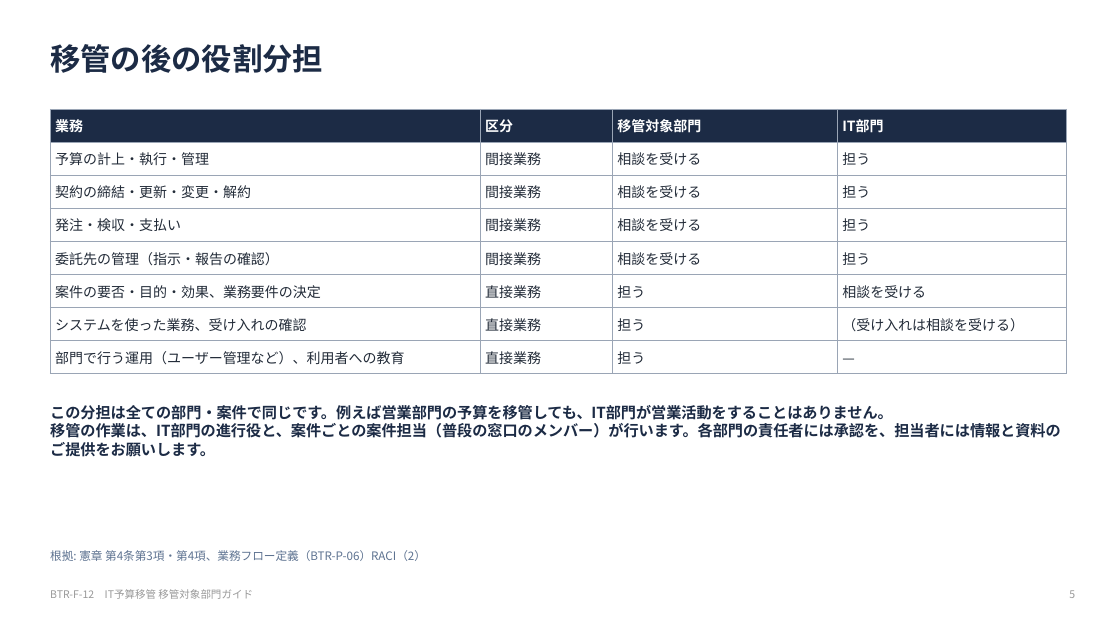
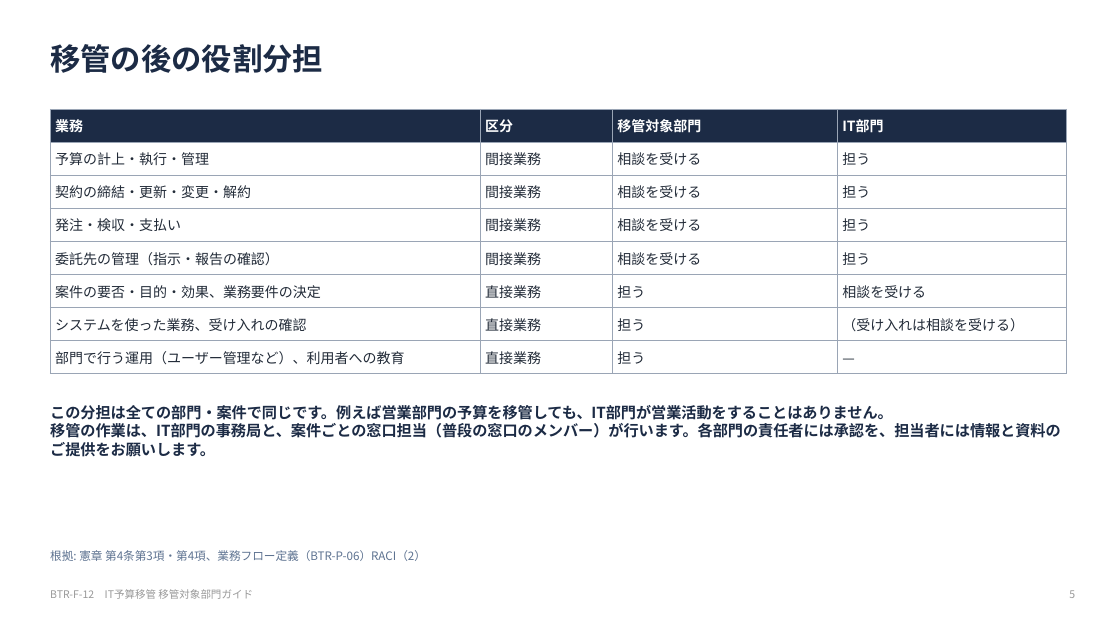
Before and after one commit to hiroyasu-komaki/temp, a slide deck: slide 5 of budget-transfer/reference/12-handbook.pptx. Drawn at 1120x630 pixels with LibreOffice and Linux fonts; fonts in the diff are those of the drawing. Boxes give left, top, right and bottom in pixels: in the first picture for what was removed or moved away, otherwise in the second. Text is boxed around its words. In the diff, an @@ line names an element or a change of style, - is before the commit and + after.

```diff
--- a/budget-transfer/reference/12-handbook.pptx
+++ b/budget-transfer/reference/12-handbook.pptx
@@ text at bbox=[50, 423, 1061, 457]: text changed @@
-移管の作業は、IT部門の進行役と、案件ごとの案件担当（普段の窓口のメンバー）が行います。各部門の責任者には承認を、担当者には情報と資料のご提供をお願いします。
+移管の作業は、IT部門の事務局と、案件ごとの窓口担当（普段の窓口のメンバー）が行います。各部門の責任者には承認を、担当者には情報と資料のご提供をお願いします。
```
Also in this commit, not shown: 5 other slides changed, 19 other files.
